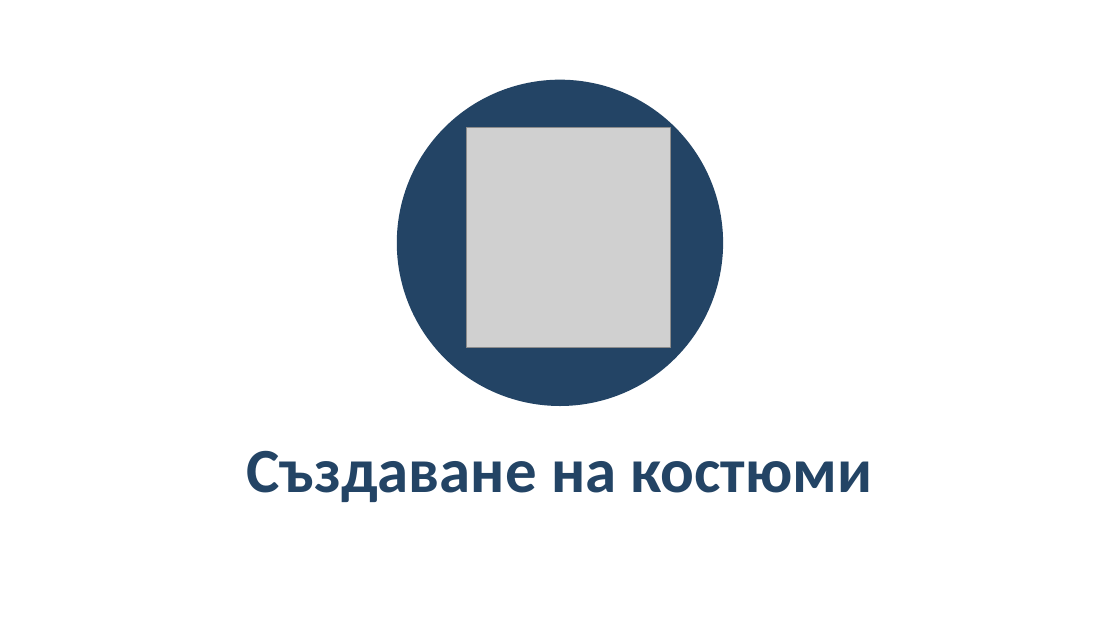
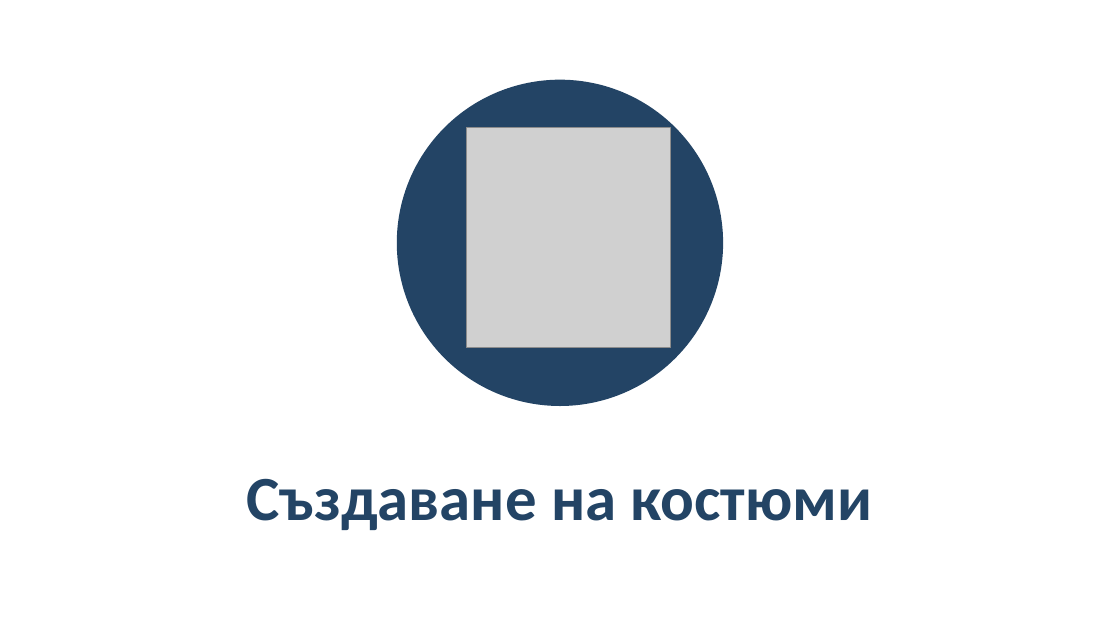
Before and after one commit to BG-IT-Edu/School-Programming, a slide deck: slide 23 of Courses/Computer-Modeling-and-IT/Computer-Modeling-and-IT-5-Class/17-Creating-a-Sprite/17-Creating-a-Sprite.pptx. Drawn at 1120x630 pixels with LibreOffice and Linux fonts; fonts in the diff are those of the drawing; grey boxes stand for pictures. Boxes give left, top, right and bottom in pixels: in the first picture for what was removed or moved away, otherwise in the second. Text is boxed around its words. In the diff, an @@ line names an element or a change of style, - is before the commit and + after.

```diff
--- a/Courses/Computer-Modeling-and-IT/Computer-Modeling-and-IT-5-Class/17-Creating-a-Sprite/17-Creating-a-Sprite.pptx
+++ b/Courses/Computer-Modeling-and-IT/Computer-Modeling-and-IT-5-Class/17-Creating-a-Sprite/17-Creating-a-Sprite.pptx
@@ title "Създаване на костюми": place and size @@
-title "Създаване на костюми" at box(246, 450, 873, 502)
+title "Създаване на костюми" at box(246, 478, 873, 530)
```
Also in this commit, not shown: 8 other slides changed.
